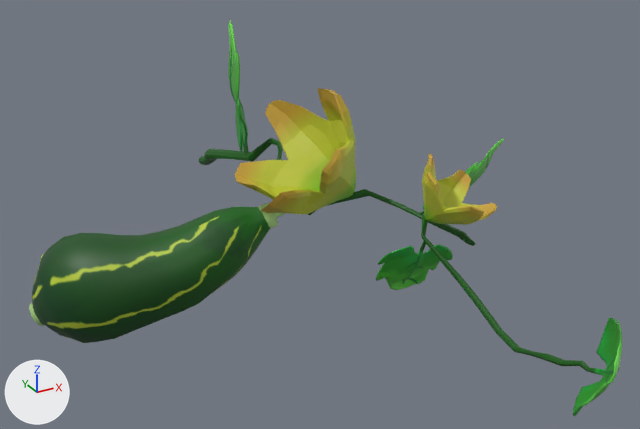
What one commit did to the FBX model 3D_Models/Plants/FBX_Files/Veg_Calabacin_L.fbx.
Camera for both pictures: a 50 mm lens placed at (-0.271, -1.1, 0.589), pointed at (-0.066, -0.728, 0.403). Lighting does not change. The marker at lower left points along +X, +Y and +Z. Where no turn or scale is listed for an object, it has been applied to the vertices.

In view in the first picture: 'calabazin'.
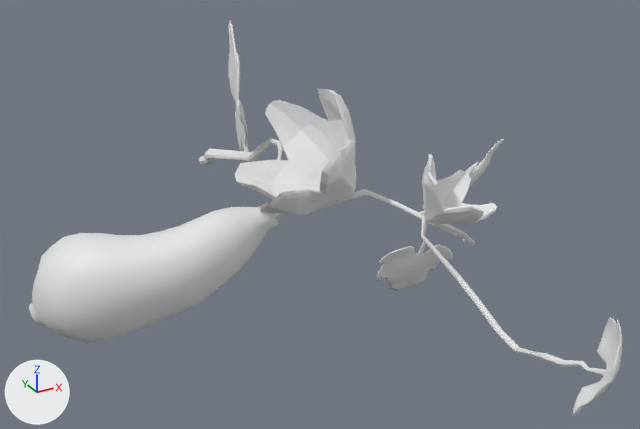
The newer file is also turned or shifted as a whole; pictures and numbers use the older file's frame.

Changed parts and their boxes (x1, y1, x2, y2) in the pictures (640 x 429 px):
part 1 of me_cylinder_054, recoloured (green to white): (29, 203, 279, 343) in both
part 2 of me_cylinder_054, recoloured (green to grey): (228, 20, 249, 156) in both
part 3 of me_cylinder_054, recoloured (green to grey): (376, 241, 453, 290) in both
part 4 of me_cylinder_054, recoloured (green to grey): (418, 138, 504, 214) in both
part 5 of me_cylinder_054, recoloured (yellow to white): (235, 88, 356, 214) in both
part 6 of me_cylinder_054, recoloured (yellow to grey): (422, 154, 497, 225) in both
part 7 of me_cylinder_054, recoloured (green to white): (199, 138, 622, 416) in both

Patch to the scene script:
```diff
--- a/3D_Models/Plants/FBX_Files/Veg_Calabacin_L.fbx.py
+++ b/3D_Models/Plants/FBX_Files/Veg_Calabacin_L.fbx.py
@@ me_cylinder_054 @@
 me_cylinder_054.from_pydata(...)  # 3148 vertices, 3150 faces; spans x -0.063..0.177, y -0.28..0.114, z -0.043..0.125
 # used by ob_calabazin; location = (-0.1376, -0.6427, 0.3493)
+# me_cylinder_054 part 1: all 210 faces that had it switch from mat_material (picture img_veg_calabacinl_bc_png) to no material
+# me_cylinder_054 part 2: all 472 faces that had it switch from mat_material_032 (picture img_veg_calabacins_bc_png) to no material
+# me_cylinder_054 part 3: all 472 faces that had it switch from mat_material_033 (picture img_veg_calabacins_bc_png) to no material
+# me_cylinder_054 part 4: all 472 faces that had it switch from mat_material_034 (picture img_veg_calabacins_bc_png) to no material
+# me_cylinder_054 part 5: all 362 faces that had it switch from mat_material_035 (picture img_veg_calabacinm_bc_png) to no material
+# me_cylinder_054 part 6: all 362 faces that had it switch from mat_material_036 (picture img_veg_calabacinm_bc_png) to no material
+# me_cylinder_054 part 7: all 800 faces that had it switch from mat_material_037 (picture img_veg_calabacins_bc_png) to no material
```
